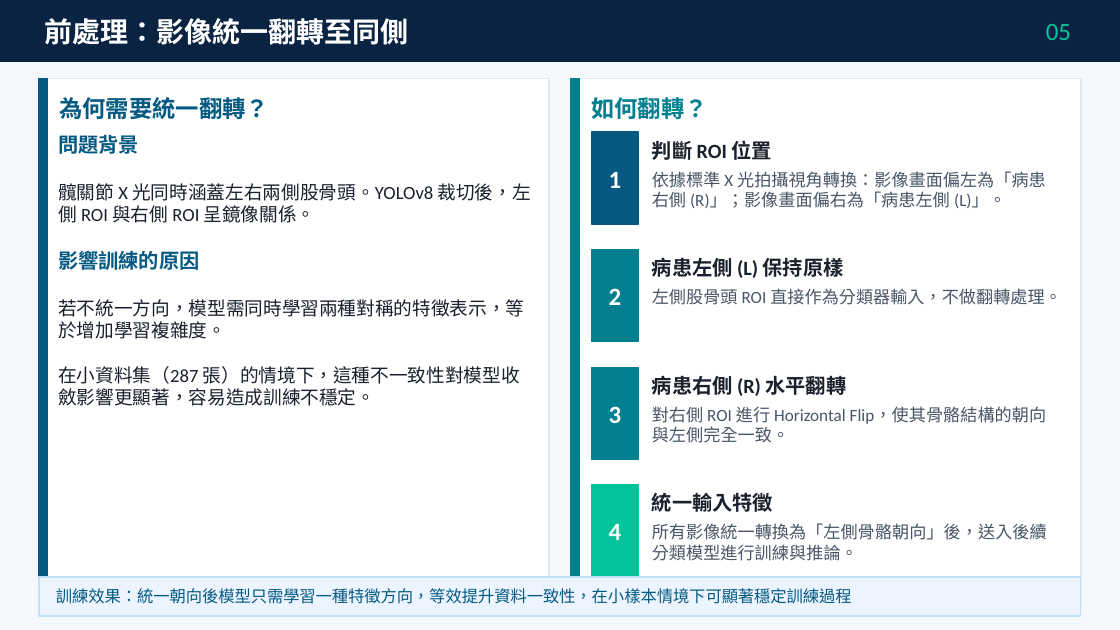
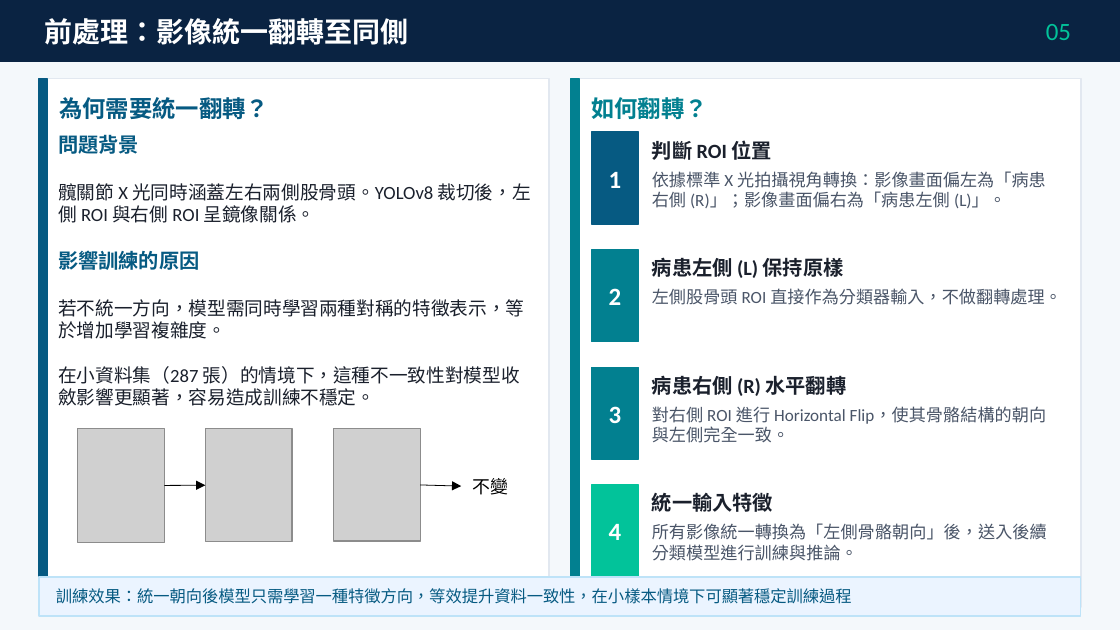
Before and after one commit to ericadgjl-huang/Renai-Hospital-DL-Project, a slide deck: slide 6 of Renai-Hospital_PresentationV4_final.pptx. Drawn at 1120x630 pixels with LibreOffice and Linux fonts; fonts in the diff are those of the drawing; grey boxes stand for pictures. Boxes give left, top, right and bottom in pixels: in the first picture for what was removed or moved away, otherwise in the second. Text is boxed around its words. In the diff, an @@ line names an element or a change of style, - is before the commit and + after.

```diff
--- a/Renai-Hospital_PresentationV4_final.pptx
+++ b/Renai-Hospital_PresentationV4_final.pptx
@@ picture added at (78, 429, 165, 542) @@
@@ picture added at (205, 429, 291, 542) @@
@@ picture added at (334, 429, 420, 541) @@
@@ text added at (472, 478, 508, 495), 11.5 pt, text #000000 @@
+不變
@@ arrow added from (165, 485) to (205, 485), #000000 0.5 pt @@
@@ arrow added from (420, 485) to (461, 486), #000000 0.5 pt @@
```
Also in this commit, not shown: 12 other slides changed.
